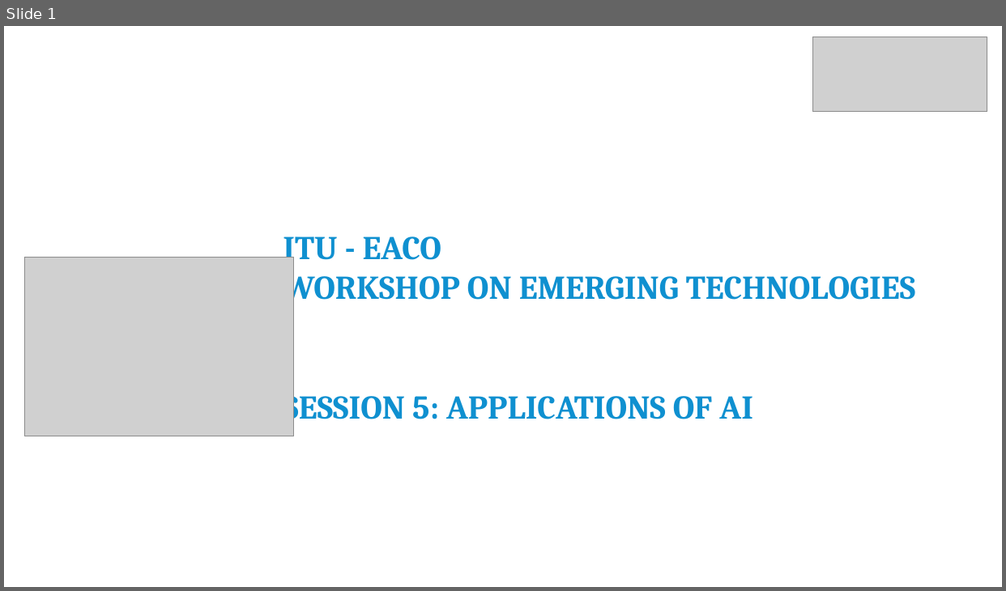
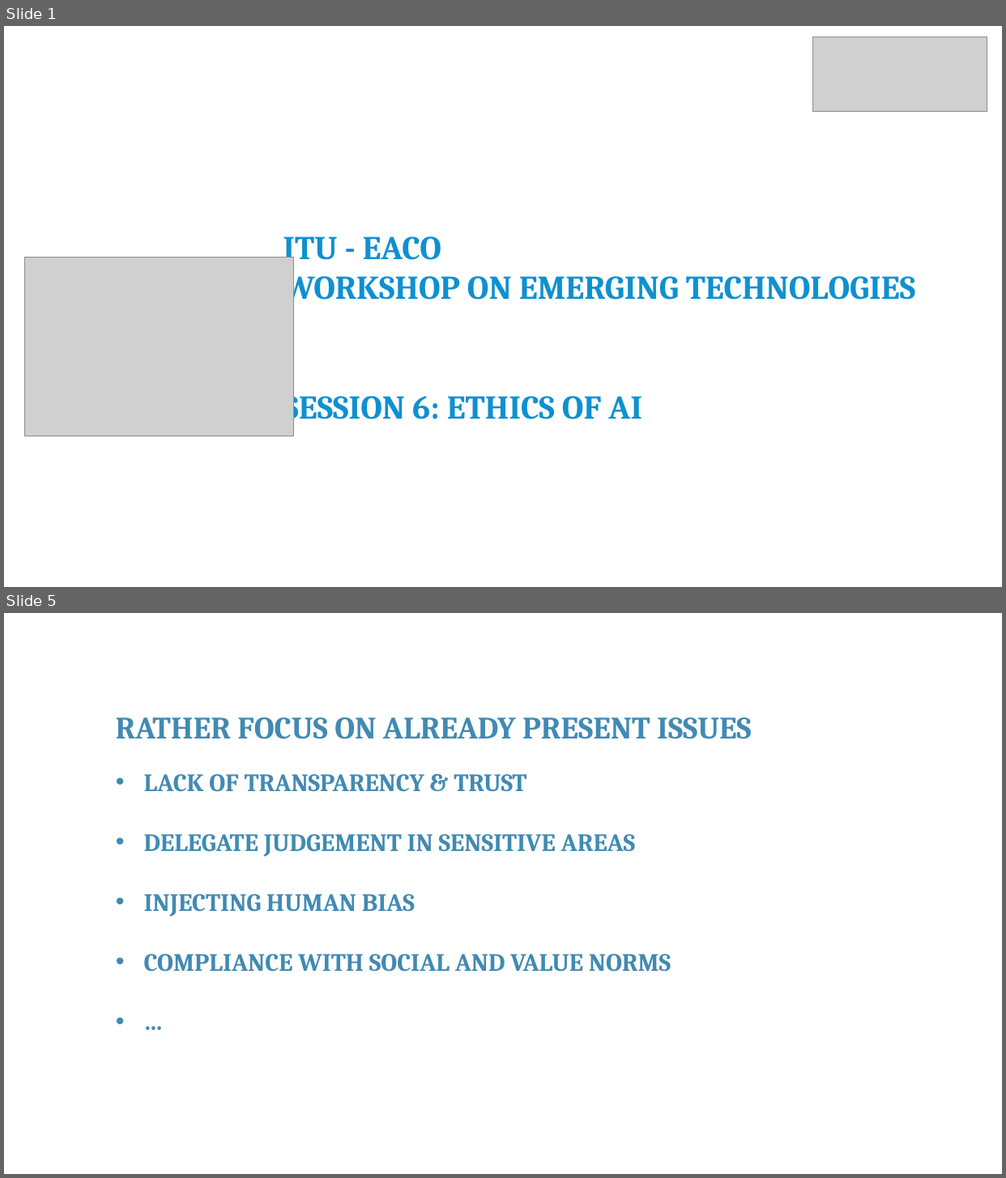
Before and after one commit to franckalbinet/itu-eaco-zanzibar-12-2018, a slide deck: presentations/session-6-ethics-of-ai.pptx. Shown one above the other, each under a label of ours: slide 1 before the commit, slides 1 and 5 after it; the slides between them are not shown. The pictures are 1006x591 and 1006x1178 pixels, drawn with LibreOffice and Linux fonts; fonts in the diff are those of the drawing; grey boxes stand for pictures; background and template pictures are left out. Boxes give left, top, right and bottom in pixels: in the first picture for what was removed or moved away, otherwise in the second. Text is boxed around its words. In the diff, an @@ line names an element or a change of style, - is before the commit and + after.

Commit message:
drafted ethics of AI presentation

```diff
--- a/presentations/session-6-ethics-of-ai.pptx
+++ b/presentations/session-6-ethics-of-ai.pptx
@@ slide 5 added at [4, 613, 1002, 1174], background #FFFFFF @@
@@ text added at [116, 717, 751, 739], 30 pt, text #418AB3, bold @@
+RATHER FOCUS ON ALREADY PRESENT ISSUES
@@ text added at [144, 774, 671, 972], 24 pt, text #418AB3, bold @@
+• LACK OF TRANSPARENCY & TRUST
+• DELEGATE JUDGEMENT IN SENSITIVE AREAS
+• INJECTING HUMAN BIAS
+• COMPLIANCE WITH SOCIAL AND VALUE NORMS
+• …
@@ slide 1 changed as well @@
@@ text at [283, 388, 642, 426]: text changed @@
-SESSION 5: APPLICATIONS OF AI
+SESSION 6: ETHICS OF AI
```
Also in this commit, not shown: 3 other slides changed, 12 other slides added, 30 slides removed, 3 other files.
